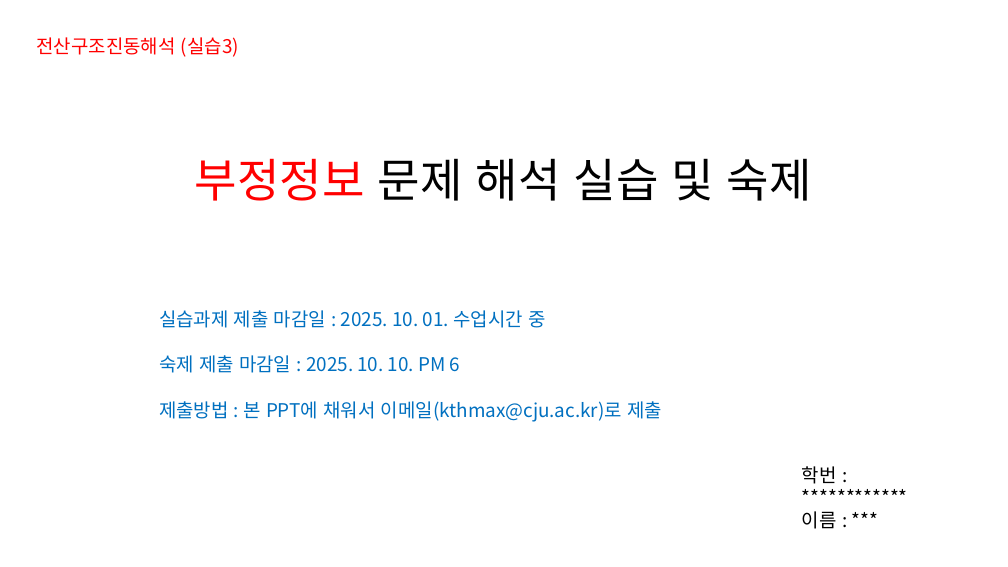
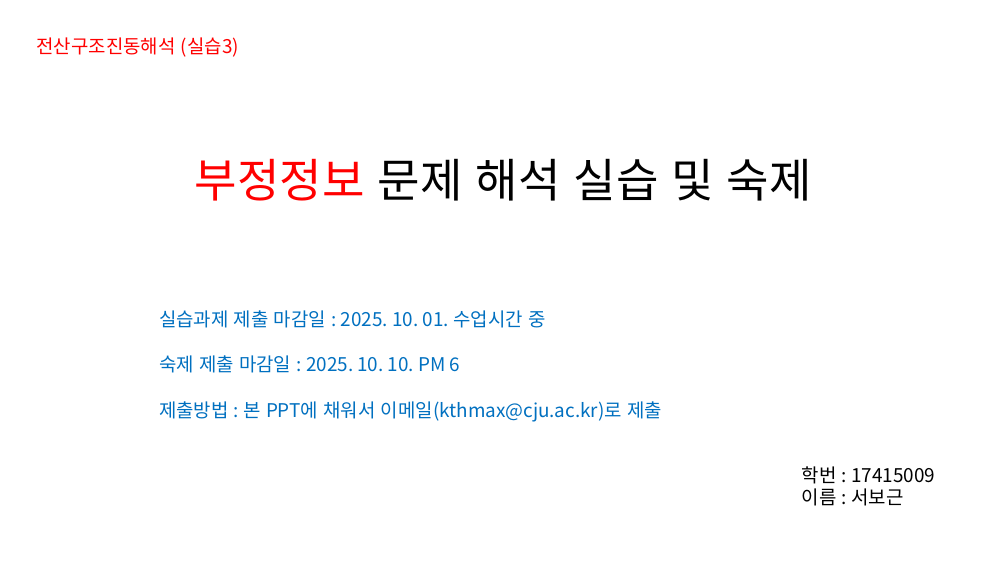
Before and after one commit to Bogeuns/Ansys_Lecture, a slide deck: slide 1 of Week_3/(실습3)+부정정보+구조해석+실습과제+및+숙제.pptx. Drawn at 1008x567 pixels with LibreOffice and Linux fonts; fonts in the diff are those of the drawing. Boxes give left, top, right and bottom in pixels: in the first picture for what was removed or moved away, otherwise in the second. Text is boxed around its words. In the diff, an @@ line names an element or a change of style, - is before the commit and + after.

```diff
--- a/Week_3/(실습3)+부정정보+구조해석+실습과제+및+숙제.pptx
+++ b/Week_3/(실습3)+부정정보+구조해석+실습과제+및+숙제.pptx
@@ text at box(802, 466, 935, 506): text changed @@
-학번 : ************
-이름 : ***
+학번 : 17415009
+이름 : 서보근
```
Also in this commit, not shown: 2 other slides changed, 11 other files.
